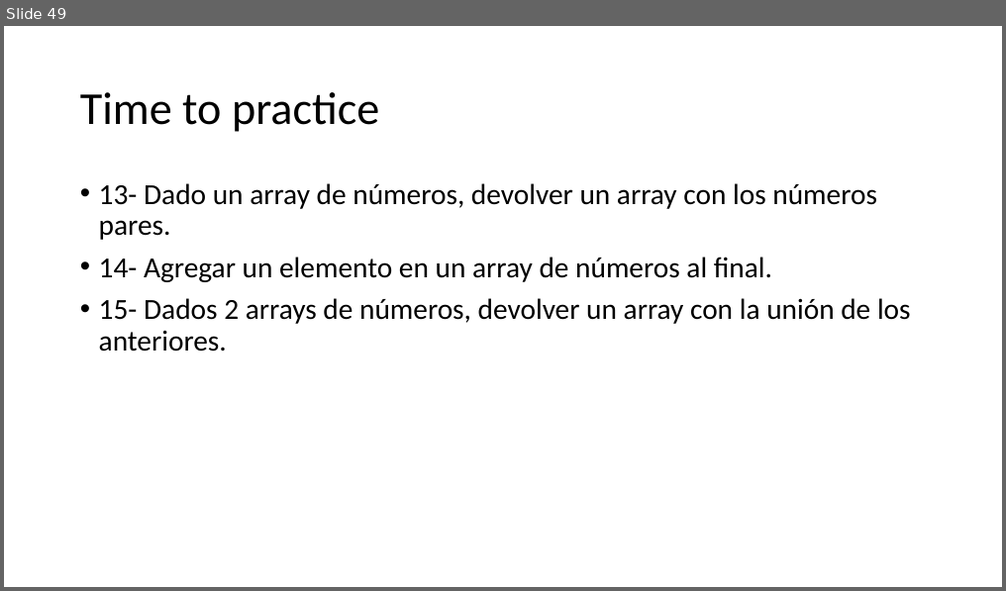
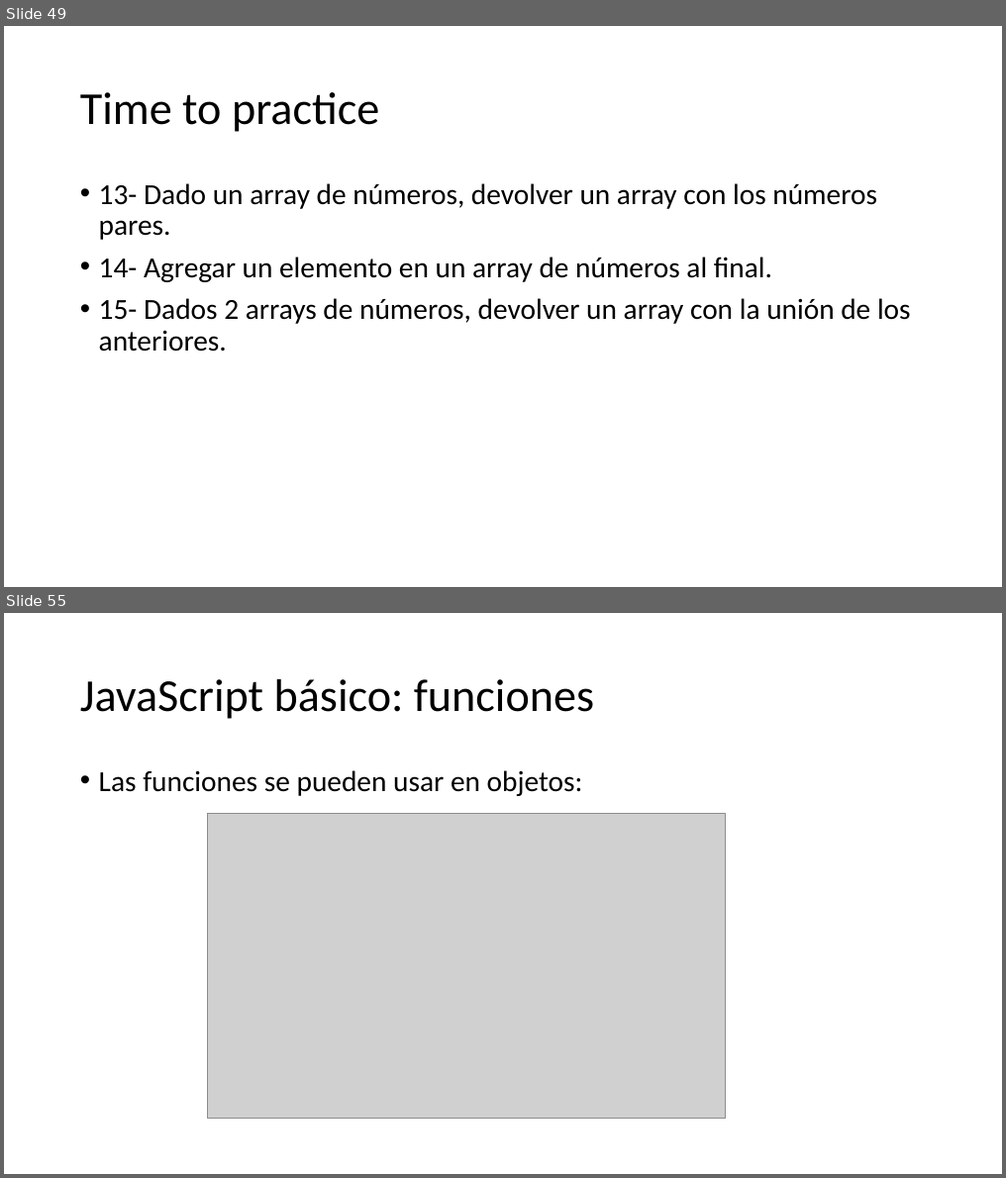
Before and after one commit to SarutobiKonohamaru/js_full_course, a slide deck: Presentacion.pptx. Shown one above the other, each under a label of ours: slide 49 before the commit, slides 49 and 55 after it; the slides between them are not shown. The pictures are 1006x591 and 1006x1178 pixels, drawn with LibreOffice and Linux fonts; fonts in the diff are those of the drawing; grey boxes stand for pictures. Boxes give left, top, right and bottom in pixels: in the first picture for what was removed or moved away, otherwise in the second. Text is boxed around its words. In the diff, an @@ line names an element or a change of style, - is before the commit and + after.

```diff
--- a/Presentacion.pptx
+++ b/Presentacion.pptx
@@ slide 55 added at bbox=[4, 613, 1002, 1174], background #FFFFFF @@
@@ title added at bbox=[80, 679, 594, 719], 44 pt, text #000000 @@
+JavaScript básico: funciones
@@ text added at bbox=[99, 770, 583, 796], 28 pt, text #000000 @@
+• Las funciones se pueden usar en objetos:
@@ picture added at bbox=[208, 814, 726, 1118] @@
```
Also in this commit, not shown: 6 other slides added.
